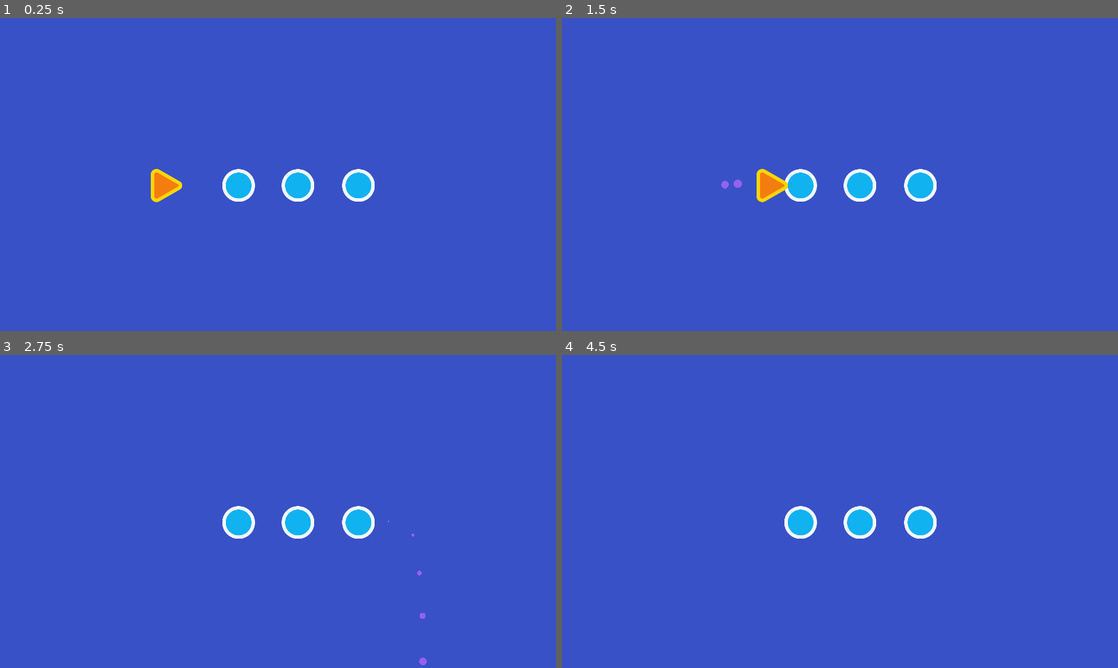
Above: before the commit, frames 1-4 (two rows, left to right).
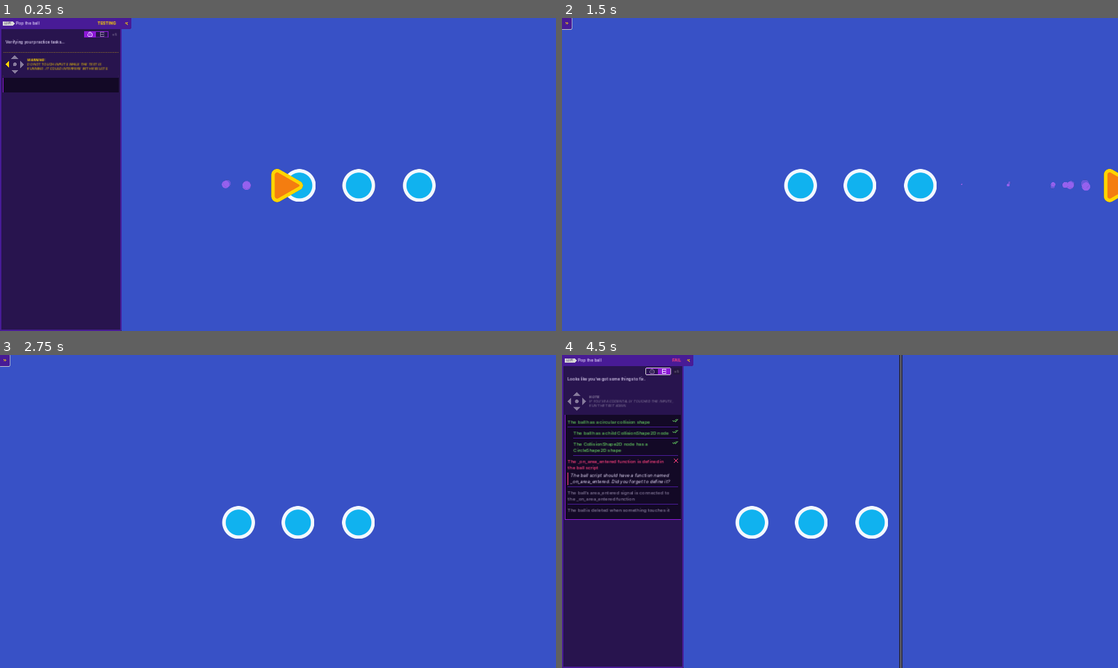
Above: after the commit, the same moments.

Repository: 707bremo/2d-GameDev-Course
Game: Godot game, scene res://practices/L2.P1.pop_the_ball/pop_the_ball.tscn
The game is run twice, just before and just after one commit, with the same random seed, the same clock (stepped at 60 frames per second) and the same inputs. This scene is started directly instead of the project's main scene.
Inputs (mouse positions are in pixels of both pictures, inside the frame that each line leads up to):
- Up to frame 1 (0.25 s): no input
- Up to frame 2 (1.5 s): click (689, 24) at 0.52 s; hold D (move_right) from 1.28 s (still down)
- Up to frame 3 (2.75 s): release D (move_right) at 2.03 s; hold S (move_down) from 2.03 s (still down)
- Up to frame 4 (4.5 s): release S (move_down) at 2.78 s; hold D (move_right) 2.78-3.53 s; tap Enter at 3.5 s; hold W (move_up) 3.53-4.25 s; click (656, 370) at 4.27 s

The runs differ from the first frame. In frame 1, 24% of the frame differs, in the area x 0-79%, y 0-100%; in frame 2, 0.9%; in frame 3, 0.2%; in frame 4, 25%, in the area x 0-68%, y 0-100%.

Commit message:
M5-L1+L2 Your First Collectable Completed
A practice where we make one object collide with another.

Diff:
--- /dev/null
+++ b/05.loot_it_all_workbook/lessons/health_pack.gd
@@ -0,0 +1,7 @@
+extends Area2D
+
+func _on_area_entered(area_that_entered: Area2D) -> void:
+	queue_free()
+
+func _ready() -> void:
+	area_entered.connect(_on_area_entered)
--- /dev/null
+++ b/05.loot_it_all_workbook/lessons/health_pack.tscn
@@ -0,0 +1,16 @@
+[gd_scene load_steps=4 format=3 uid="uid://crq0voditumtg"]
+
+[ext_resource type="Script" path="res://lessons/health_pack.gd" id="1_eliju"]
+[ext_resource type="Texture2D" uid="uid://dknpi2mq4dhpa" path="res://assets/health_icon.svg" id="2_nrhba"]
+
+[sub_resource type="CircleShape2D" id="CircleShape2D_iupht"]
+radius = 26.0192
+
+[node name="HealthPack" type="Area2D"]
+script = ExtResource("1_eliju")
+
+[node name="Sprite2D" type="Sprite2D" parent="."]
+texture = ExtResource("2_nrhba")
+
+[node name="CollisionShape2D" type="CollisionShape2D" parent="."]
+shape = SubResource("CircleShape2D_iupht")
--- a/05.loot_it_all_workbook/lessons/space_level.tscn
+++ b/05.loot_it_all_workbook/lessons/space_level.tscn
@@ -1,6 +1,6 @@
 [gd_scene load_steps=3 format=3 uid="uid://btkjymc78ap8d"]
 
-[ext_resource type="PackedScene" uid="uid://dmv50krf4bo5r" path="res://lessons_reference/01.your_first_collectible/ship.tscn" id="2_2j1u5"]
+[ext_resource type="PackedScene" uid="uid://dmv50krf4bo5r" path="res://lessons/ship.tscn" id="2_2j1u5"]
 [ext_resource type="PackedScene" uid="uid://bxfevggvxo634" path="res://assets/background/space_background.tscn" id="3_e6xy1"]
 
 [node name="Level" type="Node2D"]
--- a/05.loot_it_all_workbook/practices/L2.P1.pop_the_ball/ball.tscn
+++ b/05.loot_it_all_workbook/practices/L2.P1.pop_the_ball/ball.tscn
@@ -1,10 +1,16 @@
-[gd_scene load_steps=3 format=3]
+[gd_scene load_steps=4 format=3 uid="uid://dp8xbl82l6o6a"]
 
 [ext_resource type="Script" path="res://practices/L2.P1.pop_the_ball/ball.gd" id="1_7w7gm"]
-[ext_resource type="Texture2D" path="res://assets/practice_assets/ball.png" id="2_2kkgw"]
+[ext_resource type="Texture2D" uid="uid://cswtclqvybbba" path="res://assets/practice_assets/ball.png" id="2_2kkgw"]
+
+[sub_resource type="CircleShape2D" id="CircleShape2D_8wiq6"]
+radius = 58.1378
 
 [node name="Ball" type="Area2D"]
 script = ExtResource("1_7w7gm")
 
 [node name="Sprite2D" type="Sprite2D" parent="."]
 texture = ExtResource("2_2kkgw")
+
+[node name="CollisionShape2D" type="CollisionShape2D" parent="."]
+shape = SubResource("CircleShape2D_8wiq6")
--- a/05.loot_it_all_workbook/practices/L2.P1.pop_the_ball/pop_the_ball.tscn
+++ b/05.loot_it_all_workbook/practices/L2.P1.pop_the_ball/pop_the_ball.tscn
@@ -1,28 +1,22 @@
-[gd_scene load_steps=5 format=3]
+[gd_scene load_steps=3 format=3 uid="uid://blth62kiodsiv"]
 
-[ext_resource type="PackedScene" path="res://practices/L2.P1.pop_the_ball/ball.tscn" id="1_nyxov"]
-[ext_resource type="Script" path="res://practices/L2.P1.pop_the_ball/ball.gd" id="2_82wsk"]
+[ext_resource type="PackedScene" uid="uid://dp8xbl82l6o6a" path="res://practices/L2.P1.pop_the_ball/ball.tscn" id="1_nyxov"]
 [ext_resource type="PackedScene" path="res://practices/L2.P1.pop_the_ball/needle.tscn" id="3_w8ucv"]
-[ext_resource type="Script" path="res://practices/L2.P1.pop_the_ball/needle.gd" id="4_dr85r"]
 
 [node name="PopTheBall" type="Node2D"]
 position = Vector2(960, 540)
 
-[node name="Ball" type="Area2D" parent="." instance=ExtResource("1_nyxov")]
+[node name="Ball" parent="." instance=ExtResource("1_nyxov")]
 position = Vector2(-136, 38)
-script = ExtResource("2_82wsk")
 
-[node name="Ball2" type="Area2D" parent="." instance=ExtResource("1_nyxov")]
+[node name="Ball2" parent="." instance=ExtResource("1_nyxov")]
 position = Vector2(69, 38)
-script = ExtResource("2_82wsk")
 
-[node name="Ball3" type="Area2D" parent="." instance=ExtResource("1_nyxov")]
+[node name="Ball3" parent="." instance=ExtResource("1_nyxov")]
 position = Vector2(278, 38)
-script = ExtResource("2_82wsk")
 
-[node name="Needle" type="Area2D" parent="." instance=ExtResource("3_w8ucv")]
+[node name="Needle" parent="." instance=ExtResource("3_w8ucv")]
 position = Vector2(-399, 38)
-script = ExtResource("4_dr85r")
 
 [node name="ExtraVisuals" type="Node" parent="."]
 
--- a/05.loot_it_all_workbook/project.godot
+++ b/05.loot_it_all_workbook/project.godot
@@ -15,6 +15,10 @@
 config/features=PackedStringArray("4.2", "Forward Plus")
 config/icon="res://icon.png"
 
+[autoload]
+
+Tester="*res://addons/gdquest_practice_framework/tester/ui_test_panel.tscn"
+
 [display]
 
 window/size/viewport_width=1920
@@ -23,6 +27,10 @@
 window/size/window_width_override=1152
 window/size/window_height_override=648
 window/stretch/mode="canvas_items"
+
+[editor_plugins]
+
+enabled=PackedStringArray("res://addons/gdquest_practice_framework/plugin.cfg")
 
 [input]
 
